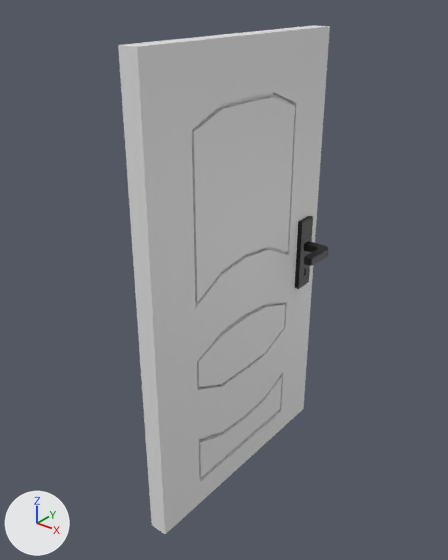
A saved change to the Blender file ggj/door.blend.
Rendered twice from a 50 mm lens placed at (7.45, -9.83, 6.01), pointed at (-0.14, -0.34, 0.12). Every picture has the same lights, and +X, +Y and +Z are marked at lower left. The older version comes first.

In view in the first picture: '立方体', '立方体.001'.
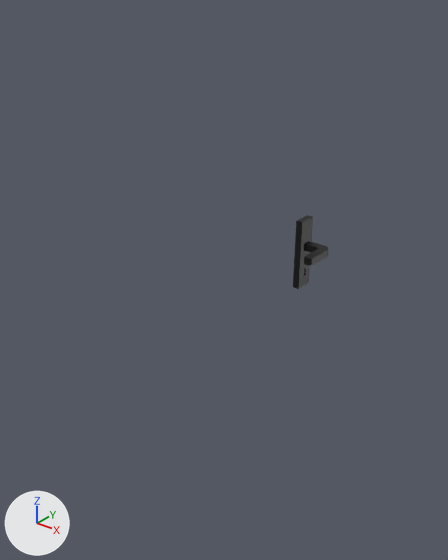
Pixel boxes (x1, y1, x2, y2) of what changed, in the pictures (448 x 560 px):
'立方体', hidden: before (118, 25, 330, 534)

Diff of the bpy script that builds the scene:
```diff
--- a/ggj/door.blend.py
+++ b/ggj/door.blend.py
@@ ob_立方体 @@
 ob_立方体.location = (0.0, 0.0, -0.81)
+ob_立方体.hide_set(True)
```
